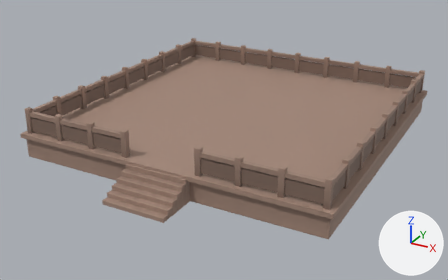
A saved change to the glTF model web/public/layers/floor-0-high.glb.
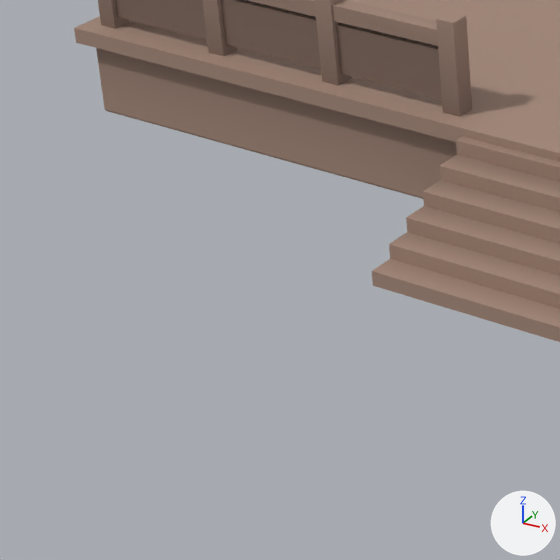
Each version appears first whole from a 50 mm lens placed at (13.16, -25.76, 12.24), pointed at (0.28, -2.34, 0.53), and next in a close-up on the part from 0% to 34% of the width and 45% to 100% of the height. The lights are fixed; the arrows at lower right show +X, +Y and +Z. The first two pictures are the older version. Where no turn or scale is listed for an object, it has been applied to the vertices.

Names of what the first close-up shows: 'L0_Foundation_D', 'L0_TerraceAndStairs_C', 'L0_TerraceAndStairs_D'.
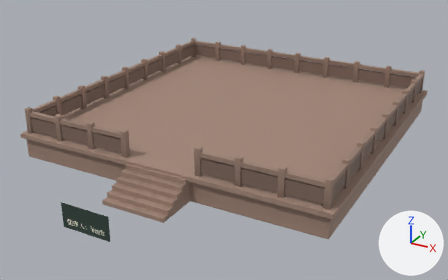
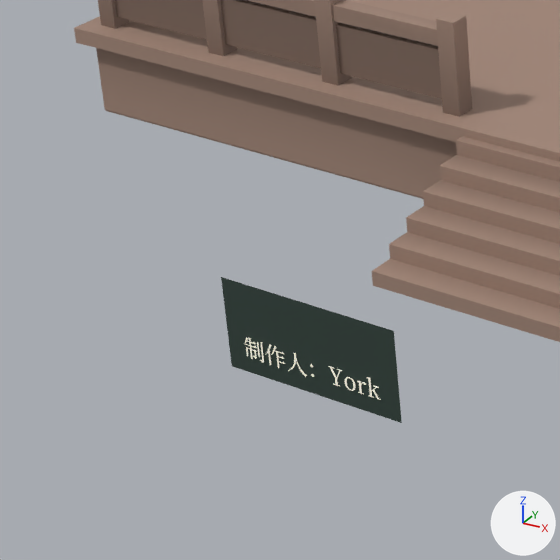
Changed parts and their boxes [x1, y1, x2, y2] in the close-ups (560 x 560 px):
'制作人：York', added
    after: [221, 277, 402, 423]
    faces in mat_york_watermark_background (dark green #24342e): [221, 277, 402, 423]
    faces in mat_york_watermark_lettering (pale yellow #f9f5e2, glowing grey #868379): [244, 337, 381, 400]

Edits to the bpy script that builds the scene:
```text
Add mat_york_watermark_lettering:
    mat_york_watermark_lettering = principled_material('York watermark lettering')
    mat_york_watermark_lettering.base_color = (0.95, 0.91, 0.76)  # pale yellow #f9f5e2
    mat_york_watermark_lettering.roughness = 0.75
    mat_york_watermark_lettering.emission_color = (0.237, 0.228, 0.19)  # grey #868379
    mat_york_watermark_lettering.emission_strength = 1.0
Add mat_york_watermark_background:
    mat_york_watermark_background = principled_material('York watermark background')
    mat_york_watermark_background.base_color = (0.018, 0.034, 0.027)  # dark green #24342e
    mat_york_watermark_background.roughness = 0.75
    mat_york_watermark_background.emission_color = (0.0045, 0.0085, 0.00675)  # black #0e1713
    mat_york_watermark_background.emission_strength = 1.0
Add me_制作人_york:
    me_制作人_york.from_pydata(...)  # 848 vertices, 1646 faces; spans x -1.05..1.05, y 0.0..0.02, z -0.2..0.8
    # faces by material slot: [1644, 2]
    me_制作人_york.materials.append(mat_york_watermark_lettering)  # pale yellow #f9f5e2, glowing grey #868379
    me_制作人_york.materials.append(mat_york_watermark_background)  # dark green #24342e
Add ob_制作人_york:
    ob_制作人_york = bpy.data.objects.new('制作人：York', me_制作人_york)
    ob_制作人_york.location = (0.0, -11.8, 0.7)
```
